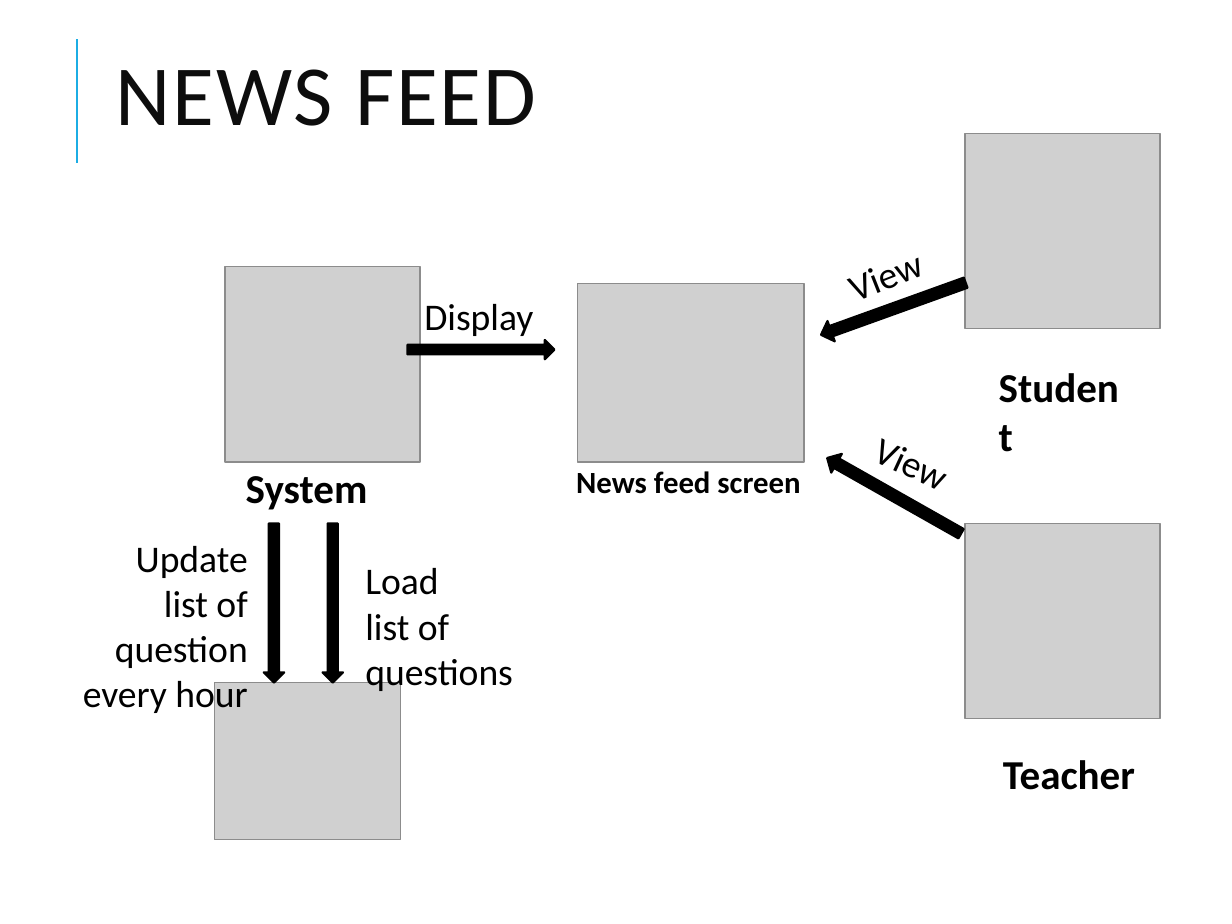
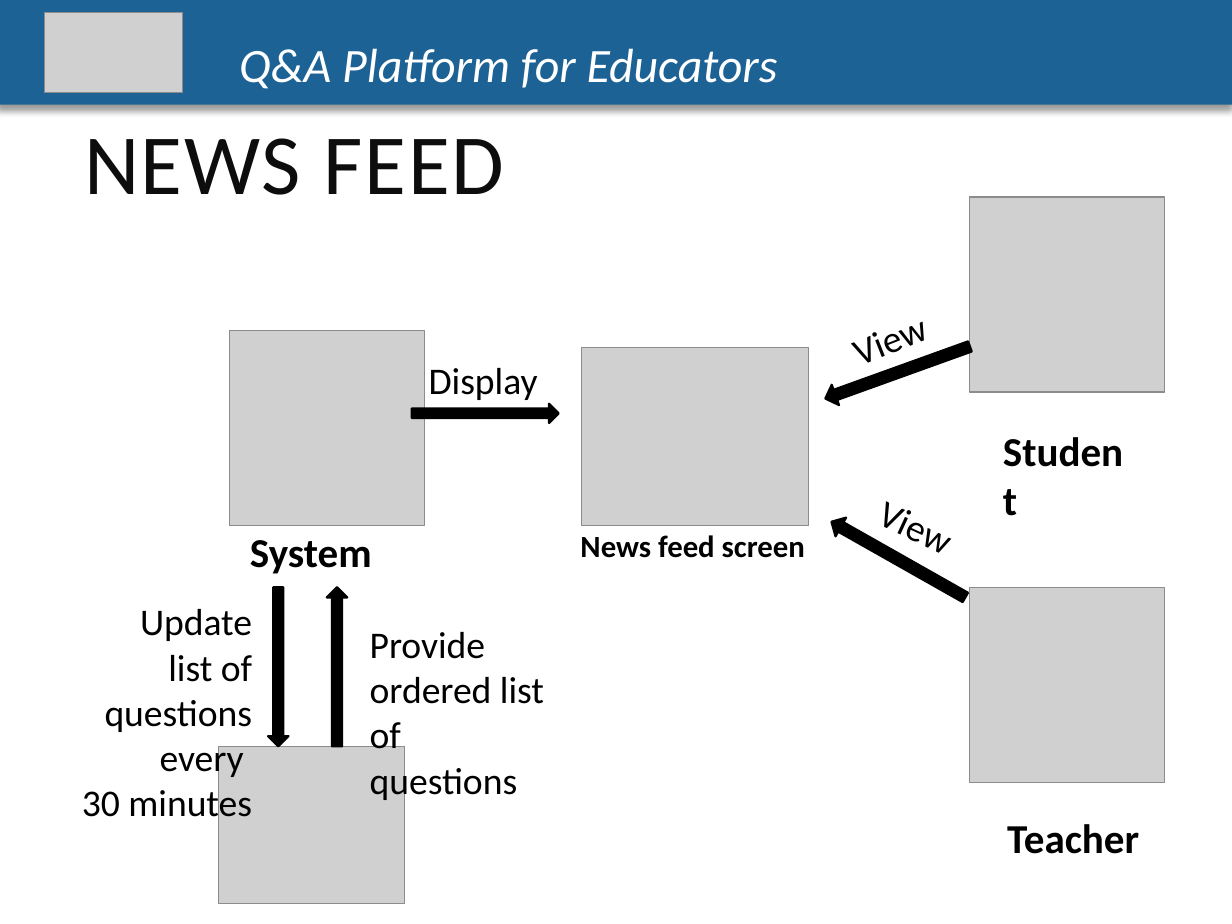
Before and after one commit to CapstoneTeam11/Document, a slide deck: slide 25 of Q-A-PLATFORM-FOR-EDUCATORS-1 (1).pptx (slide 15 before the commit). Drawn at 1232x924 pixels with LibreOffice and Linux fonts; fonts in the diff are those of the drawing; grey boxes stand for pictures. Boxes give left, top, right and bottom in pixels: in the first picture for what was removed or moved away, otherwise in the second. Text is boxed around its words. In the diff, an @@ line names an element or a change of style, - is before the commit and + after.

```diff
--- a/Q-A-PLATFORM-FOR-EDUCATORS-1 (1).pptx
+++ b/Q-A-PLATFORM-FOR-EDUCATORS-1 (1).pptx
@@ rectangle added at bbox=[0, 0, 1232, 105], fill #1D6294, 28 pt, text #FFFFFF, italic @@
+Q&A Platform for Educators
@@ picture added at bbox=[44, 12, 182, 92] @@
@@ line removed from (76, 163) to (76, 39) @@
@@ text "NEWS FEED": place and size @@
-text "NEWS FEED" at bbox=[116, 69, 536, 126]
+text "NEWS FEED" at bbox=[84, 138, 505, 195]
@@ text "NEWS FEED" at bbox=[84, 138, 505, 195]: vertical alignment middle to top @@
@@ down arrow removed at bbox=[323, 524, 344, 683] @@
@@ 7 texts, 5 pictures, 2 left arrows, 1 right arrow, 1 down arrow: place and size @@
-7 texts, 5 pictures, 2 left arrows, 1 right arrow, 1 down arrow at bbox=[214, 133, 1159, 839]
+7 texts, 5 pictures, 2 left arrows, 1 right arrow, 1 down arrow at bbox=[219, 197, 1164, 903]
@@ up arrow added at bbox=[326, 588, 347, 747], fill #000000, outline #000000 1.25 pt @@
@@ text at bbox=[82, 609, 253, 826]: text changed @@
-Update
-list of question
-every hour
+Update
+list of questions
+every
+30 minutes
@@ text at bbox=[370, 632, 544, 803]: text changed @@
-Load
-list of questions
+Provide
+ordered list
+of questions
```
Also in this commit, not shown: 16 other slides changed, 38 slides added, 23 slides removed, 2 other files.
